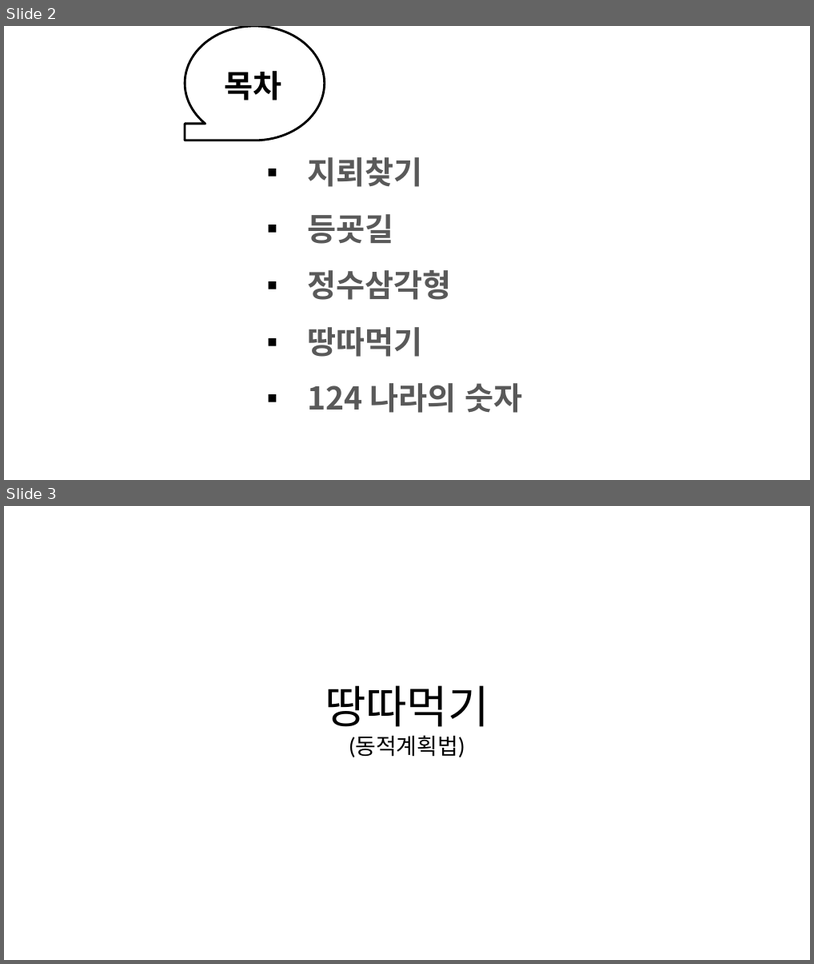
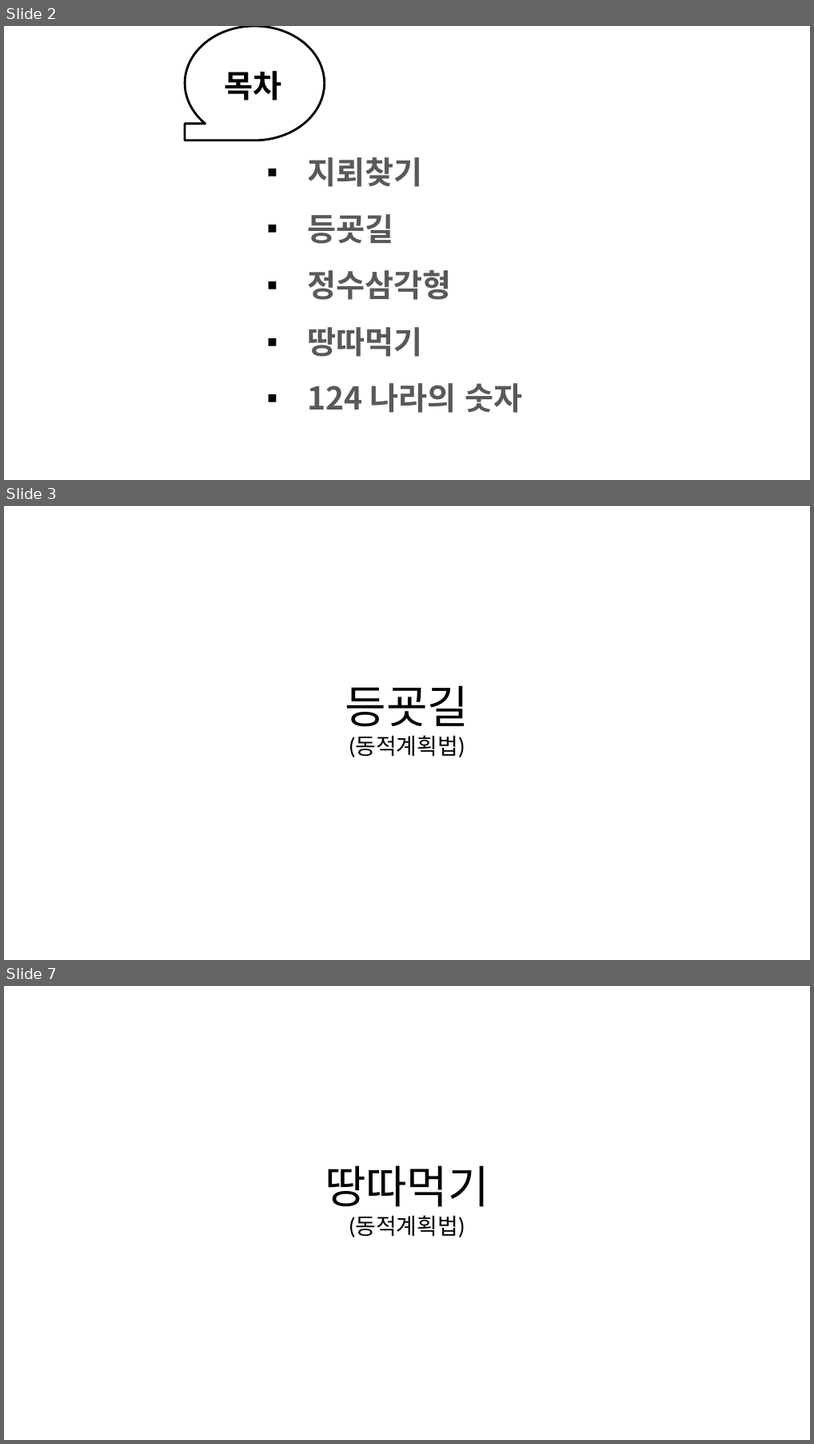
Before and after one commit to sunminky/algorythmStudy, a slide deck: 개인공부/알고리즘 스터디/5주차/알쓰5주차.pptx. Shown one above the other, each under a label of ours: slides 2 and 3 before the commit, slides 2, 3 and 7 after it; the slides between them are not shown. The pictures are 814x964 and 814x1444 pixels, drawn with LibreOffice and Linux fonts; fonts in the diff are those of the drawing; background and template pictures are left out. Boxes give left, top, right and bottom in pixels: in the first picture for what was removed or moved away, otherwise in the second. Text is boxed around its words. In the diff, an @@ line names an element or a change of style, - is before the commit and + after.

```diff
--- a/개인공부/알고리즘 스터디/5주차/알쓰5주차.pptx
+++ b/개인공부/알고리즘 스터디/5주차/알쓰5주차.pptx
@@ slide 3 added at (4,506,810,960), background picture (left out) @@
@@ text added at (346,685,469,757), 20 pt, text #000000 @@
+등굣길
+(동적계획법)
@@ what was slide 3 is now slide 7 @@
```
Also in this commit, not shown: 3 other slides added.
